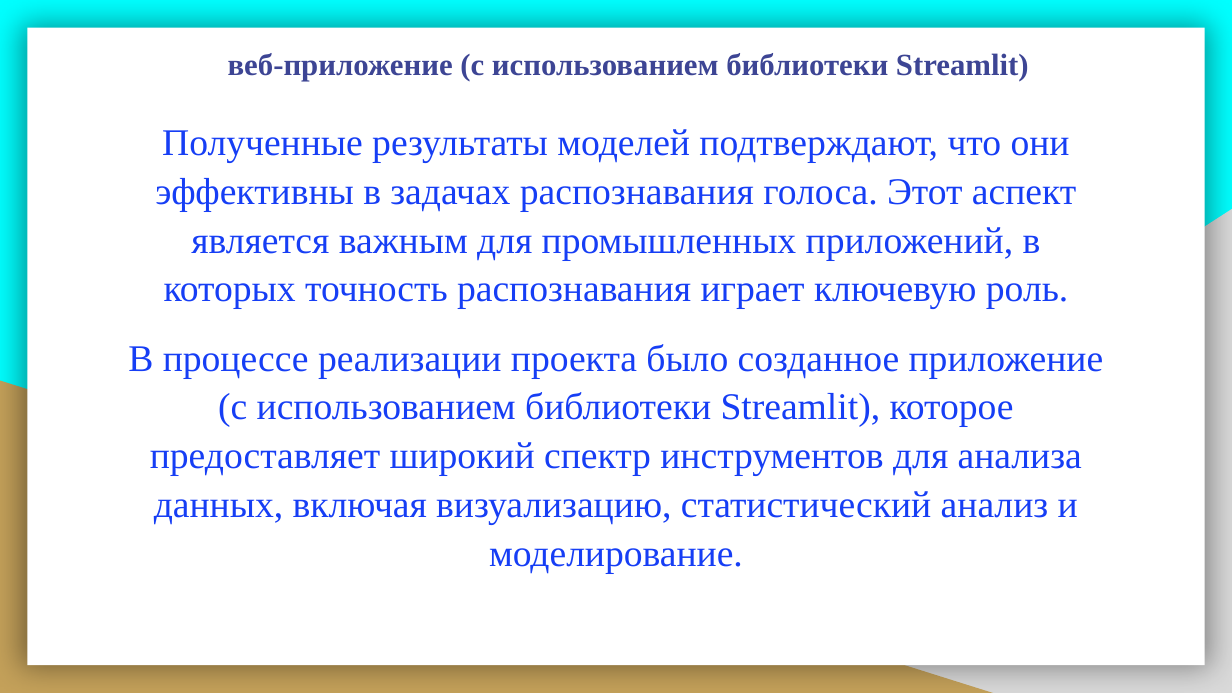
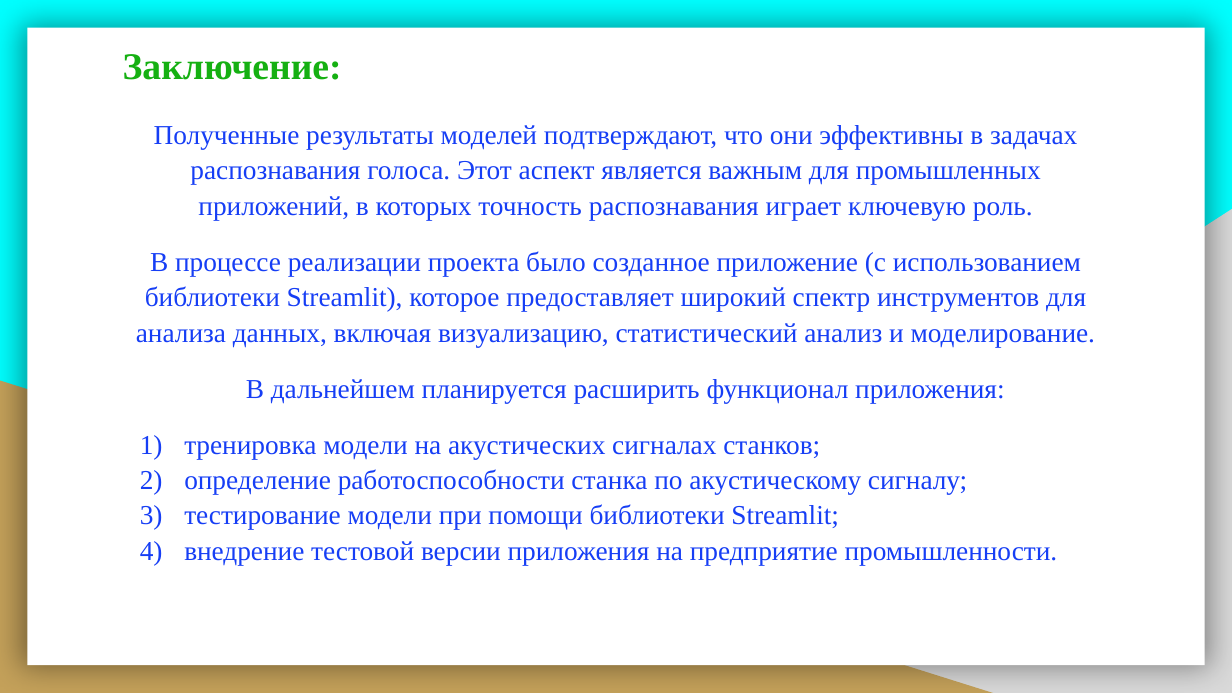
Before and after one commit to SEACatherine/Project, a slide deck: slide 26 of Project.pptx (slide 24 before the commit). Drawn at 1232x693 pixels with LibreOffice and Linux fonts; fonts in the diff are those of the drawing. Boxes give left, top, right and bottom in pixels: in the first picture for what was removed or moved away, otherwise in the second. Text is boxed around its words. In the diff, an @@ line names an element or a change of style, - is before the commit and + after.

```diff
--- a/Project.pptx
+++ b/Project.pptx
@@ title at [123,54,342,80]: text changed; size 18 to 22 pt; text colour #3D4594 to #15B012 @@
-веб-приложение (с использованием библиотеки Streamlit)
+Заключение:
@@ text at [136,125,1095,347]: size 22 to 16 pt in "Полученные результаты моделей подтверждают, что они эффектив ...", "В процессе реализации проекта было созданное приложение ..."; less space between paragraphs @@
@@ text at [184,379,1058,565]: paragraphs added @@
+В дальнейшем планируется расширить функционал приложения:
+1) тренировка модели на акустических сигналах станков;
+2) определение работоспособности станка по акустическому сигналу;
+3) тестирование модели при помощи библиотеки Streamlit;
+4) внедрение тестовой версии приложения на предприятие промышленности.
```
Also in this commit, not shown: 1 other slide changed, 2 slides added.
